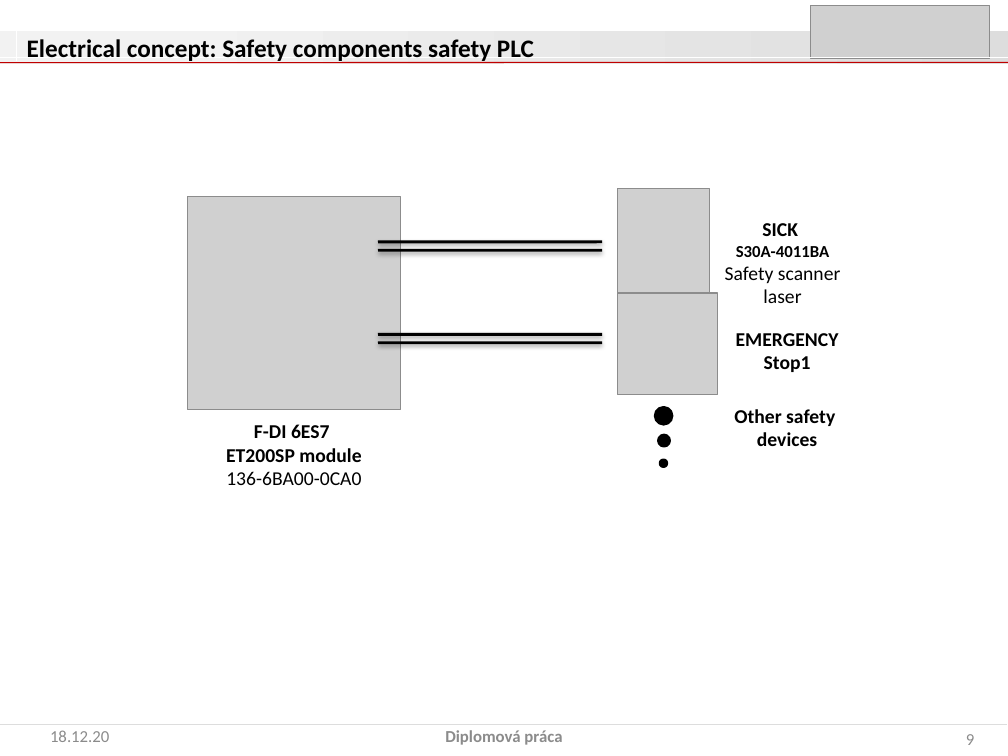
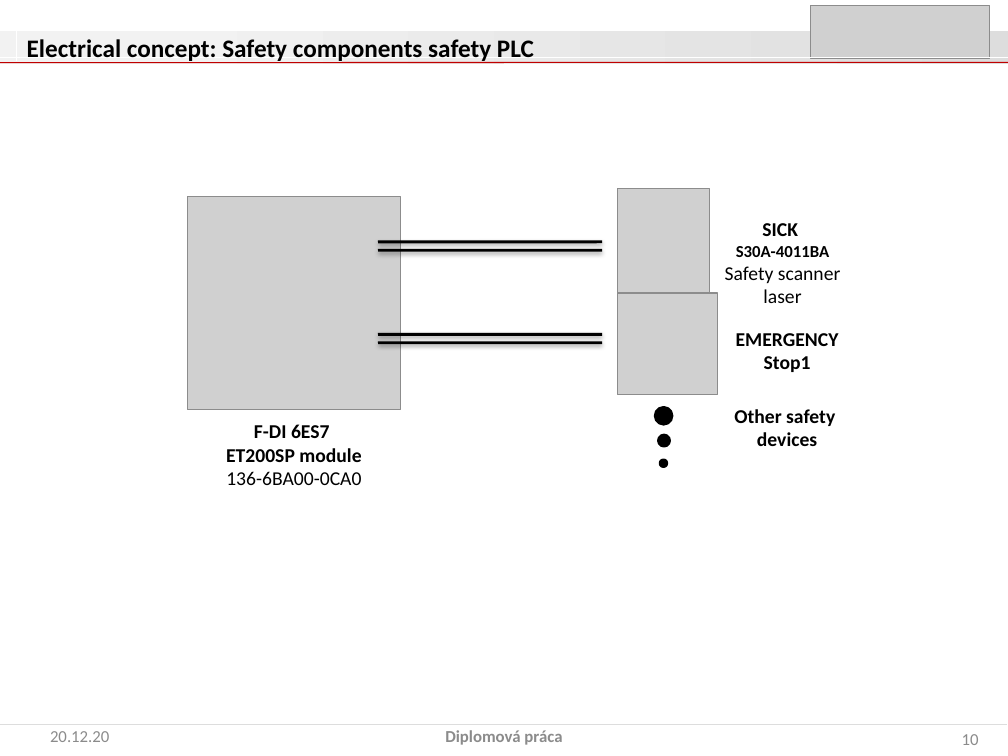
Before and after one commit to Patrik-654123/TSI_LI_Development, a slide deck: slide 8 of Elektricky_koncept_1.pptx (slide 7 before the commit). Drawn at 1008x756 pixels with LibreOffice and Linux fonts; fonts in the diff are those of the drawing; grey boxes stand for pictures. Boxes give left, top, right and bottom in pixels: in the first picture for what was removed or moved away, otherwise in the second. Text is boxed around its words. In the diff, an @@ line names an element or a change of style, - is before the commit and + after.

```diff
--- a/Elektricky_koncept_1.pptx
+++ b/Elektricky_koncept_1.pptx
@@ text at bbox=[50, 731, 109, 742]: text changed @@
-18.12.20
+20.12.20
@@ page number at bbox=[962, 734, 979, 745]: text changed @@
-9
+10
```
Also in this commit, not shown: 8 other slides changed, 1 slide added.
